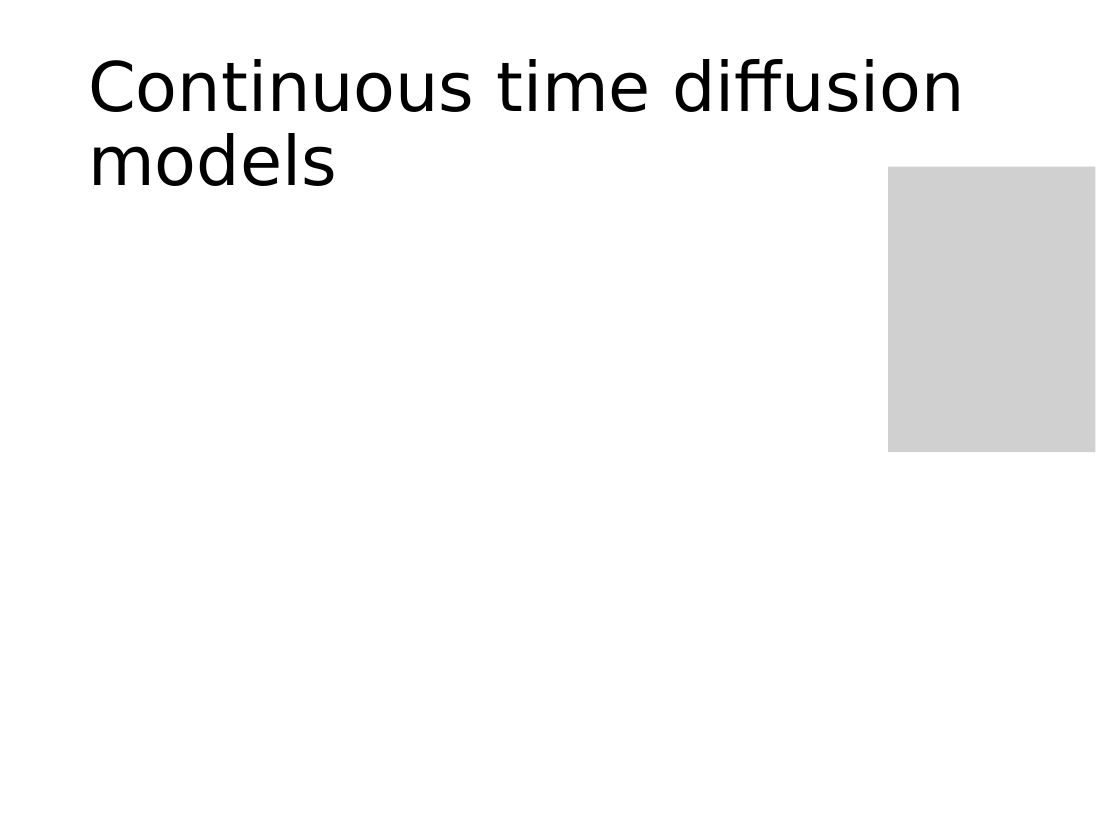
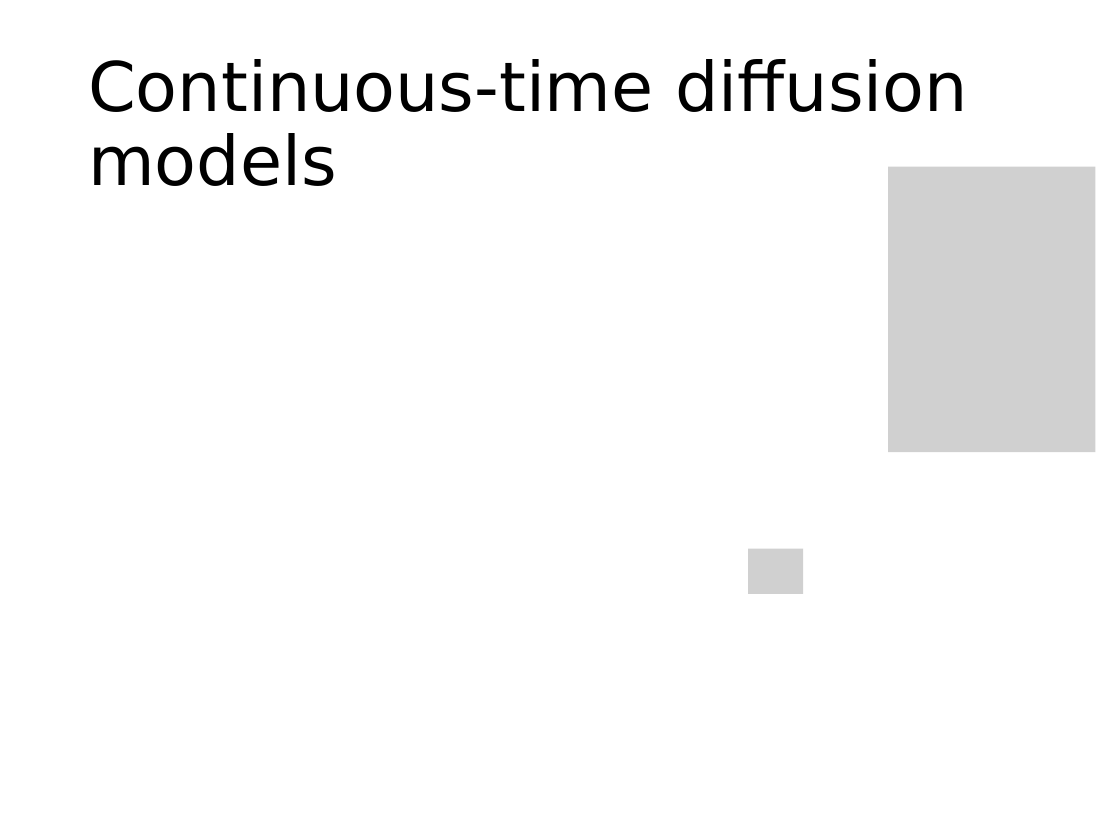
Before and after one commit to phywjs/phywjs.github.io, a slide deck: slide 27 of AIS5103/ML-slide-10.pptx (slide 26 before the commit). Drawn at 1120x840 pixels with LibreOffice and Linux fonts; fonts in the diff are those of the drawing; grey boxes stand for pictures. Boxes give left, top, right and bottom in pixels: in the first picture for what was removed or moved away, otherwise in the second. Text is boxed around its words. In the diff, an @@ line names an element or a change of style, - is before the commit and + after.

```diff
--- a/AIS5103/ML-slide-10.pptx
+++ b/AIS5103/ML-slide-10.pptx
@@ title at (x1=88, y1=59, x2=967, y2=186): text changed @@
-Continuous time diffusion models
+Continuous-time diffusion models
@@ picture added at (x1=748, y1=549, x2=803, y2=594) @@
```
Also in this commit, not shown: 6 other slides changed, 3 slides added, 1 slide removed, 3 other files.
